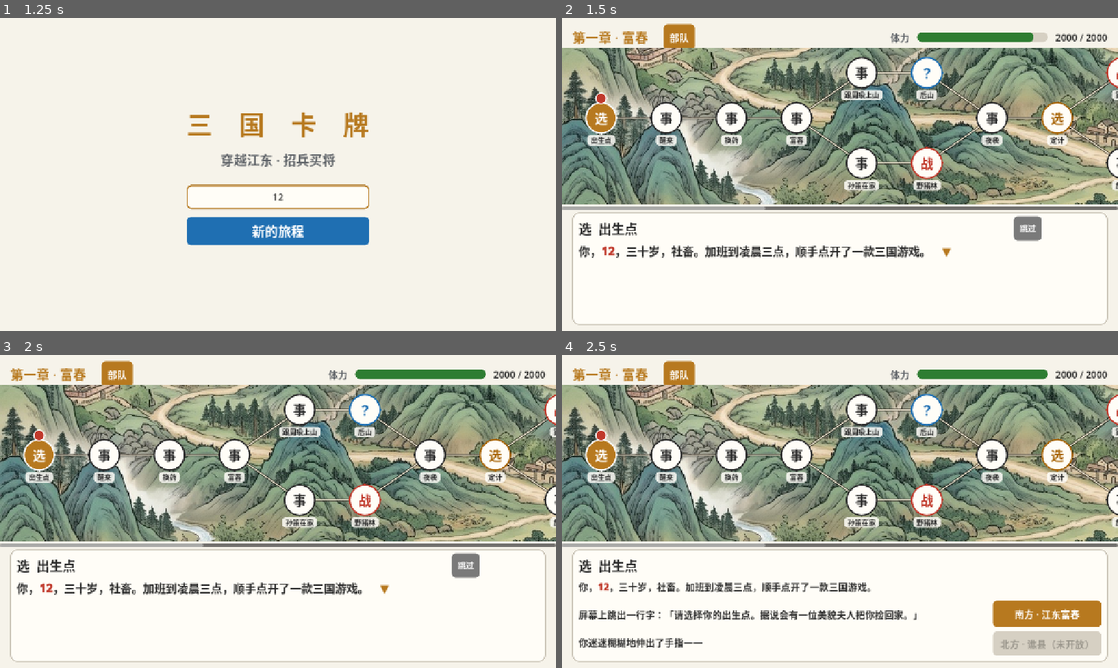
Above: before the commit, frames 1-4 (two rows, left to right).
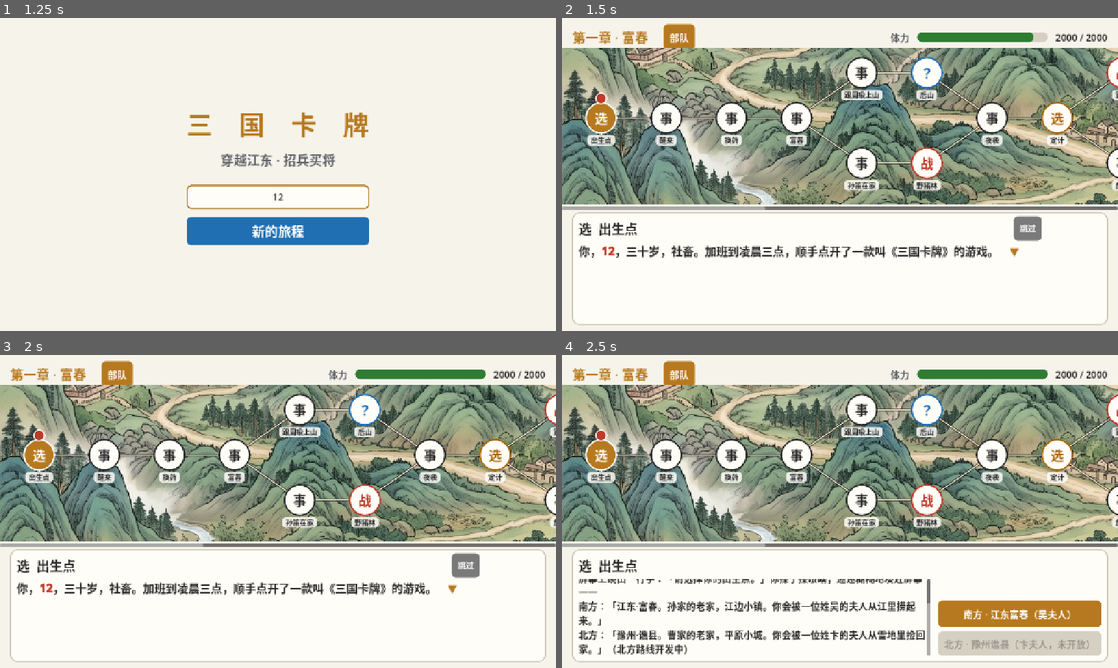
Above: after the commit, the same moments.

Repository: haotianwudev/sanguo-cards
Game: Godot game, scene res://scenes/main.tscn
Same seed, same stepped clock (60 frames per second), same inputs: the game is played once before the commit and once after it.
Inputs (mouse positions are in pixels of both pictures, inside the frame that each line leads up to):
- Up to frame 1 (1.25 s): click (278, 196) at 0.52 s; type "12" at 0.6 s
- Up to frame 2 (1.5 s): click "新的旅程" at 1.25 s
- Up to frame 3 (2 s): no input
- Up to frame 4 (2.5 s): click "跳过" at 2 s

Frame 1 is identical in both runs. In frame 2, 0.6% of the frame differs, in the area x 56-83%, y 72-77%; in frame 3, 0.6%; in frame 4, 7.8%, in the area x 3-95%, y 71-96%.

Commit message:
The first choice explains both birthplaces (南方 吴夫人 / 北方 卞夫人, locked) and the 富春 fork sets up both 周瑜 and 孙策; when a choice follows, the read lines stay in view beside the options (compact, scrolled to the end); era demo
Co-Authored-By: Claude Opus 5.5 <noreply@anthropic.com>
Claude-Session: https://claude.ai/code/session_01KHm8b4T1h3CjcdmfBKpVSV

Diff:
--- a/godot/data/story.json
+++ b/godot/data/story.json
@@ -4,10 +4,10 @@
   "quests": [
     {"id": "prologue", "title": "第一章 · 富春", "start": "era", "_pools": "第一章能拿到的卡：宝箱/战利品只出 soldier_pool（本地兵 + 水贼、南下黄巾），招募 …(722 unchanged characters)…
       "squares": {
-        "era": {"x": 0, "y": 1, "type": "choose", "label": "出生点", "text": ["你，{lord}，三十岁，社畜。加班到凌晨三点，顺手点开了一款三国游戏。", "屏幕上跳出一行字：「请选择你的出生点。据说会有一位美貌夫人把你捡回家。」", "你迷迷糊糊地伸出了手指——"], "choose": [{"label": "南方 · 江东富春", "goto": "wake", "record": "出生：江东富春"}, {"label": "北方 · 谯县（未开放）", "locked": true}]},
+        "era": {"x": 0, "y": 1, "type": "choose", "label": "出生点", "text": ["你，{lord}，三十岁，社畜。加班到凌晨三点，顺手点开了一款叫《三国卡牌》的游戏。", "屏幕上跳出一行字：「请选择你的出生点。」你揉了揉眼睛，迷迷糊糊地凑近屏幕——", "南方：「江东·富春。孙家的老家，江边小镇。你会被一位姓吴的夫人从江里捞起来。」", "北方：「豫州·谯县。曹家的老家，平原小城。你会被一位姓卞的夫人从雪地里捡回家。」（北方路线开发中）"], "choose": [{"label": "南方 · 江东富春（吴夫人）", "goto": "wake", "record": "出生：江东富春"}, {"label": "北方 · 豫州谯县（卞夫人，未开放）", "locked": true}]},
         "wake": {"x": 1, "y": 1, "type": "event", "label": "醒来", "next": ["bandage"], "portraits": ["wuguotai"], "text" …(554 unchanged characters)…
         "bandage": {"x": 2, "y": 1, "type": "event", "label": "换药", "portraits": ["wuguotai"], "text": ["第二天一早，吴夫人端着托盘进 …(369 unchanged characters)…
-        "village": {"x": 3, "y": 1, "type": "event", "label" …(774 unchanged characters)… 着防身。」", "孙策急了：「娘！那刀我都没摸过！」吴夫人：「你有枪。」", "（跟谁走？周瑜往后山去了，孙策在院子里生闷气。）"]},
+        "village": {"x": 3, "y": 1, "type": "event", "label" …(774 unchanged characters)… 着防身。」", "孙策急了：「娘！那刀我都没摸过！」吴夫人：「你有枪。」", "周瑜收起账本，冲你招招手：「我要去后山办点事。你要是闲着，就跟我走一趟——路上说不定用得着人手。」", "院子另一头，孙策蹲在地上磨枪，脸拉得老长，一看就憋着一肚子火。", "（跟周瑜去后山，还是去院子里看看孙策？）"]},
         "zy_hill": {"x": 4, "y": 0, "type": "event", "label": "跟周瑜上山", "portraits": ["zhouyu"], "next": ["hill"], "text …(341 unchanged characters)…
         "sc_home": {"x": 4, "y": 2, "type": "event", "label": "孙策在家", "portraits": ["sunce", "wuguotai"], "next": ["boa …(344 unchanged characters)…
         "hill": {"x": 5, "y": 0, "type": "mystery", "label": "后山", "next": ["raid"]},
--- a/godot/scripts/game.gd
+++ b/godot/scripts/game.gd
@@ -178,6 +178,13 @@
 			Quests.resolve(q, save, rng, 0)
 			Quests.move(q, save, "wake")
 			show_screen(MapScreen.new())
+		"era":  # the very first choice, clicked to its last line
+			var q: Dictionary = GameData.get_db().quests[0]
+			Quests.begin(q, save)
+			var m := MapScreen.new()
+			show_screen(m)
+			for _i in 12:
+				m.call_deferred("_on_story_click", m._fake_click())
 		"cg_click":  # the same, clicked through to the last line (buttons shown)
 			var q: Dictionary = GameData.get_db().quests[0]
 			Quests.begin(q, save)
--- a/godot/scripts/ui/map_screen.gd
+++ b/godot/scripts/ui/map_screen.gd
@@ -28,6 +28,7 @@
 var _dlg_text: RichTextLabel
 var _dlg_buttons: Control
 var _dlg_tools: HBoxContainer  # 跳过 / 隐藏
+var _dlg_recap := false  # a choice follows: once the lines are read, show them all beside the options
 var _sheet_hidden := false
 var _cg_square := ""  # the square whose CG was last shown (a new one switches to the CG again)
 var _sheet_box: VBoxContainer
@@ -486,6 +487,7 @@
 			Kit.focus(go)
 		else:
 			text.text = body + "\n\n[color=%s]点击发光的格子前进[/color]" % Kit.c("green").to_html()
+			text.scroll_following = true  # the last lines set up the fork
 			var first := true
 			for n in opts:
 				var go := Kit.button("前往 %s %s" % [_glyph(n), n["label"] if n["label"] != "" else _type_name(n)])
@@ -574,6 +576,7 @@
 		_dlg_lines = lines
 		_dlg_text = text
 		_dlg_buttons = buttons
+		_dlg_recap = s["type"] == "choose" or s["type"] == "mystery"
 		_dlg_i = 0
 		text.scroll_active = false
 		text.add_theme_font_size_override("normal_font_size", Kit.FONT_BODY + 4)
@@ -589,6 +592,9 @@
 	var hint := "" if last else "　[color=%s]▼[/color]" % Kit.c("gold").to_html()
 	_dlg_text.text = str(_dlg_lines[_dlg_i]) + hint
 	if last:
+		if _dlg_recap:  # choosing: keep the whole setup in view next to the options
+			_dialog_skip()
+			return
 		_dlg_buttons.visible = true
 		_dlg_i = -1
 		for b in _dlg_buttons.find_children("*", "Button", true, false):
@@ -600,8 +606,9 @@
 func _dialog_skip() -> void:
 	if _dlg_i < 0:
 		return
-	_dlg_text.text = "\n\n".join(_dlg_lines)
+	_dlg_text.text = "\n".join(_dlg_lines) if _dlg_recap else "\n\n".join(_dlg_lines)
 	_dlg_text.scroll_active = true
+	_dlg_text.scroll_following = true  # land on the last lines — the ones that set up the choice
 	_dlg_text.add_theme_font_size_override("normal_font_size", Kit.FONT_BODY)
 	_dlg_text.add_theme_font_size_override("bold_font_size", Kit.FONT_BODY)
 	_dlg_i = _dlg_lines.size() - 1
